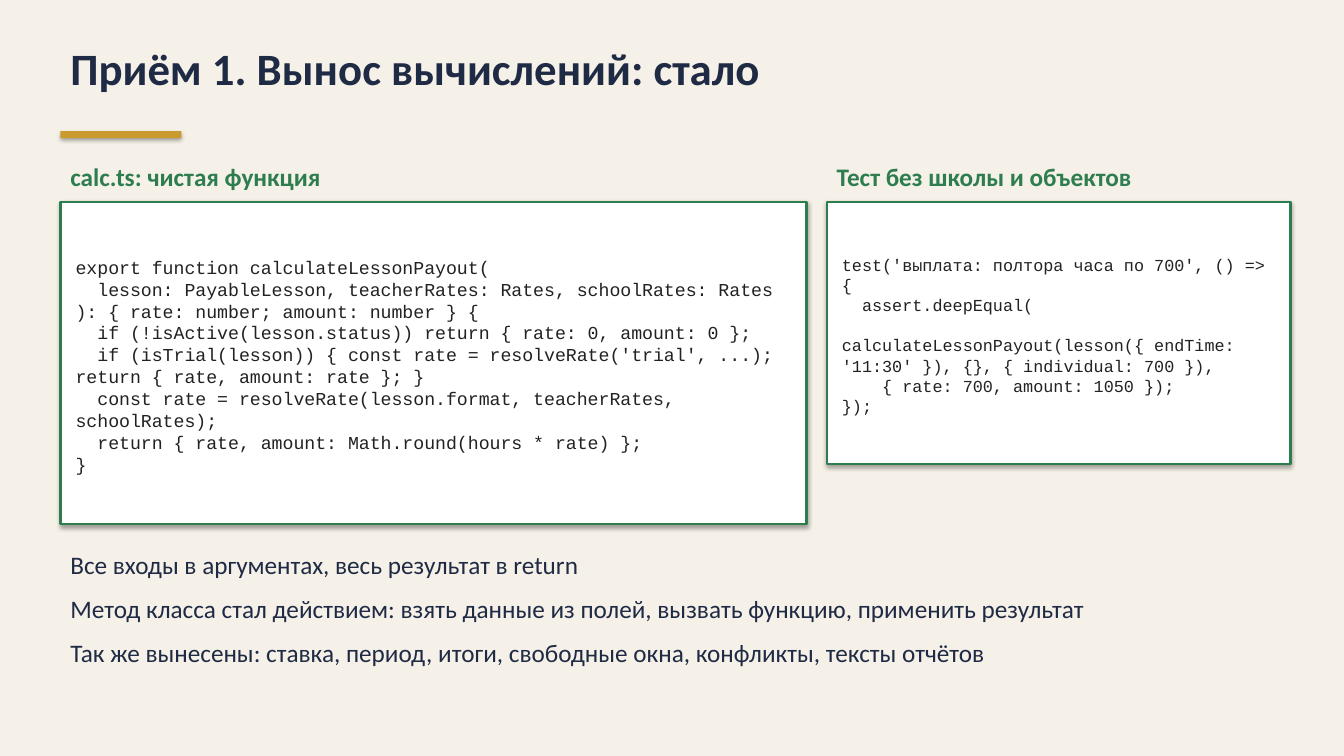
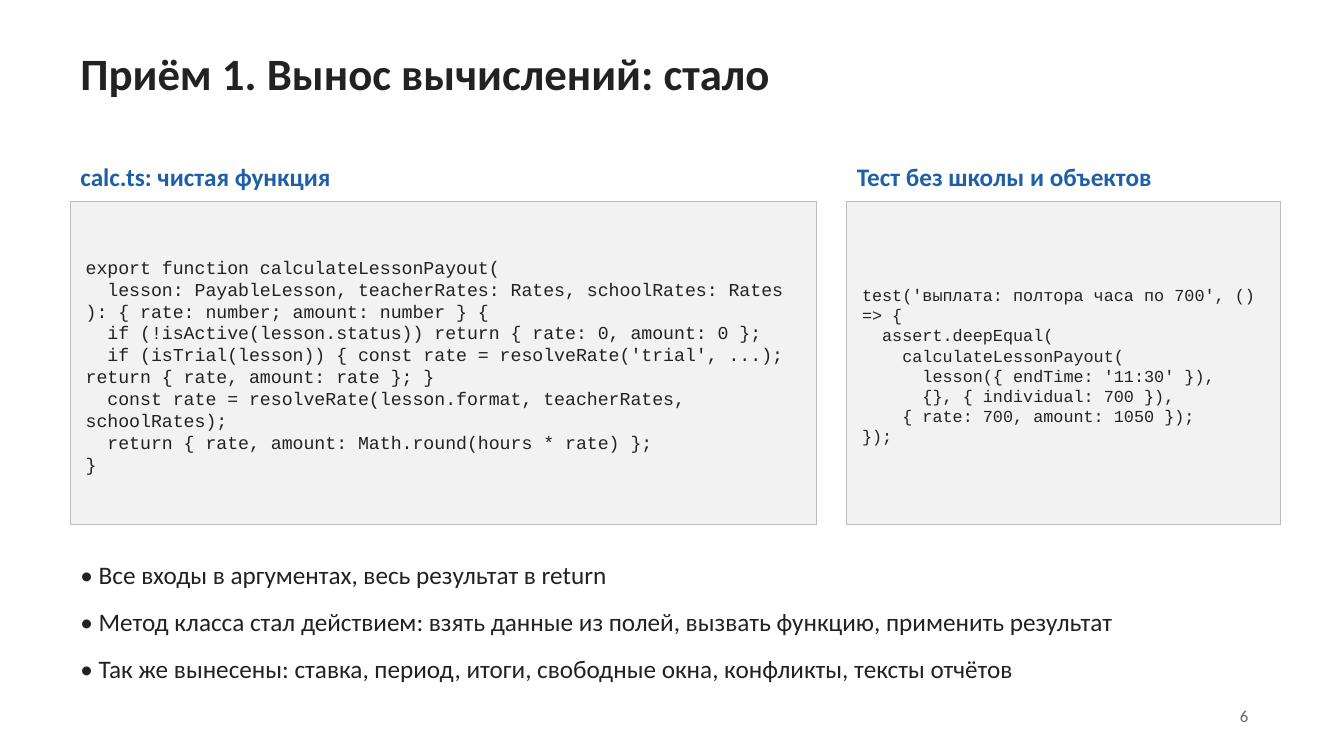
Before and after one commit to Michunchik/school-light, a slide deck: slide 6 of docs/school-light-seminar.pptx. Drawn at 1344x756 pixels with LibreOffice and Linux fonts; fonts in the diff are those of the drawing. Boxes give left, top, right and bottom in pixels: in the first picture for what was removed or moved away, otherwise in the second. Text is boxed around its words. In the diff, an @@ line names an element or a change of style, - is before the commit and + after.

```diff
--- a/docs/school-light-seminar.pptx
+++ b/docs/school-light-seminar.pptx
@@ background #F5F1E8 to #FFFFFF @@
@@ text "Приём 1. Вынос вычислений: стало": place and size @@
-text "Приём 1. Вынос вычислений: стало" at (70, 54, 760, 92)
+text "Приём 1. Вынос вычислений: стало" at (80, 59, 770, 97)
@@ text "Приём 1. Вынос вычислений: стало" at (80, 59, 770, 97): text colour #1F2A44 to #222222 @@
@@ rectangle removed at (60, 131, 181, 138) @@
@@ text "calc.ts: чистая функция": place and size @@
-text "calc.ts: чистая функция" at (70, 168, 321, 190)
+text "calc.ts: чистая функция" at (80, 168, 331, 190)
@@ text "calc.ts: чистая функция" at (80, 168, 331, 190): text colour #2E7D4F to #1F5FA8 @@
@@ text "Тест без школы и объектов" at (857, 168, 1152, 186): text colour #2E7D4F to #1F5FA8 @@
@@ text "Тест без школы и объектов": place and size @@
-text "Тест без школы и объектов" at (837, 168, 1132, 186)
+text "Тест без школы и объектов" at (857, 168, 1152, 186)
@@ rectangle "export function calculateLessonPayout(": place and size @@
-rectangle "export function calculateLessonPayout(" at (60, 202, 807, 524)
+rectangle "export function calculateLessonPayout(" at (71, 202, 817, 524)
@@ rectangle "export function calculateLessonPayout(" at (71, 202, 817, 524): fill #FFFFFF to #F2F2F2; outline #2E7D4F 1.5 pt to #BBBBBB 0.75 pt; shadow off @@
@@ rectangle "test('выплата: полтора часа по 700', ..." at (847, 202, 1280, 524): fill #FFFFFF to #F2F2F2; outline #2E7D4F 1.5 pt to #BBBBBB 0.75 pt; shadow off @@
@@ rectangle "test('выплата: полтора часа по 700', ...": place and size @@
-rectangle "test('выплата: полтора часа по 700', ..." at (827, 202, 1291, 464)
+rectangle "test('выплата: полтора часа по 700', ..." at (847, 202, 1280, 524)
@@ text in rectangle at (902, 350, 1175, 402): text changed @@
-calculateLessonPayout(lesson({ endTime: '11:30' }), {}, { individual: 700 }),
+calculateLessonPayout(
+lesson({ endTime: '11:30' }),
+{}, { individual: 700 }),
@@ text at (99, 568, 1112, 682): text changed; text colour #1F2A44 to #222222 @@
-Все входы в аргументах, весь результат в return
-Метод класса стал действием: взять данные из полей, вызвать функцию, применить результат
-Так же вынесены: ставка, период, итоги, свободные окна, конфликты, тексты отчётов
+• Все входы в аргументах, весь результат в return
+• Метод класса стал действием: взять данные из полей, вызвать функцию, применить результат
+• Так же вынесены: ставка, период, итоги, свободные окна, конфликты, тексты отчётов
@@ text added at (1240, 710, 1248, 722), 12 pt, text #666666 @@
+6
```
Also in this commit, not shown: 9 other slides changed.
